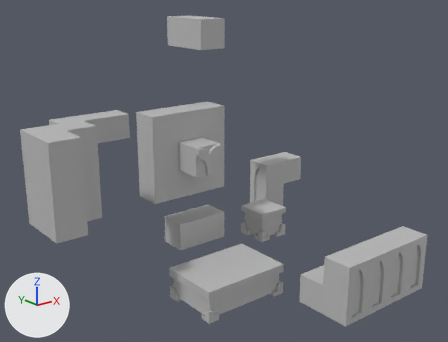
Two versions of the FBX model Assets/Game Assets/IMPORTS/Levels/The_teaser/env.fbx, one commit apart.
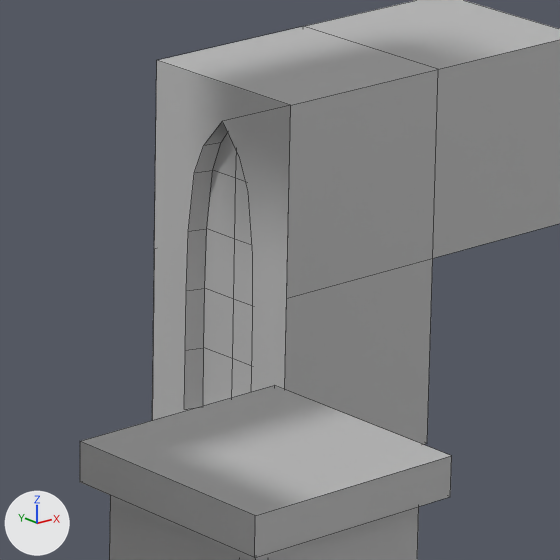
The first picture shows the older version from a 50 mm camera at (-105.3, -158.9, 93.5) aimed at (24.5, 3.5, 28.5). The close-ups show both versions on the part from 52% to 67% of the width and 45% to 64% of the height of that picture; other places that the commit changed are outside them. The lights are fixed; the arrows at lower left show +X, +Y and +Z. The close-ups show mesh edges as thin lines. Where no turn or scale is listed for an object, it has been applied to the vertices. Vertices at the same position are counted once.

In view in the first close-up: 'deco', 'env'.
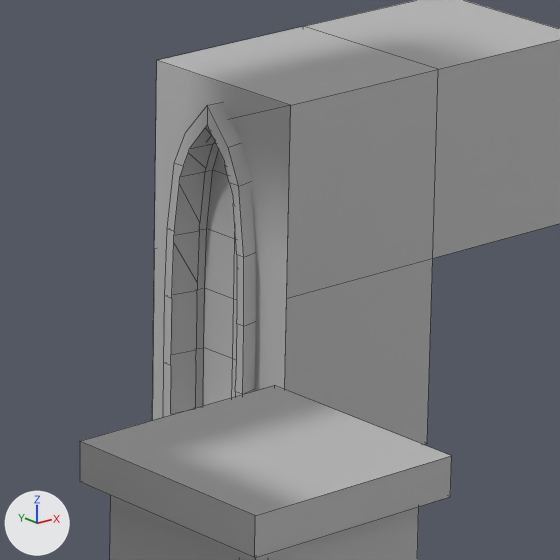
Where the newer file only moved an object's origin or applied its transform, the numbers keep the older frame.

Boxes [x1, y1, x2, y2] around the edits, measured in the close-ups (560 x 560 px):
'deco', reshaped: before [80, 386, 452, 558]; after [80, 102, 452, 558]
part 1 of me_mesh_001, added: after [163, 102, 256, 417]

Edits to the bpy script that builds the scene:
```text
Add mat_phong5:
    mat_phong5 = principled_material('phong5')
    mat_phong5.base_color = (0.5, 0.5, 0.5)  # grey #bcbcbc
    mat_phong5.roughness = 0.553
Change me_mesh_001:
    used by ob_deco; location = (25.0, -5.0, 14.5)
    remove me_mesh_001.from_pydata(...)  # 458 vertices, 420 faces; spans x -26.0..26.0, y -16.0..16.0, z -25.5..25.5
    add me_mesh_001.from_pydata(...)  # 906 vertices, 706 faces; spans x -26.0..43.0, y -46.0..33.0, z -25.5..25.5
    me_mesh_001 part 1: a new loose piece of 88 vertices spanning x 34.0..35.5, y 27.0..33.0, z -13.5..4.5, in mat_phong5 (grey #bcbcbc)
    add me_mesh_001.materials.append(mat_phong5)  # grey #bcbcbc
```
